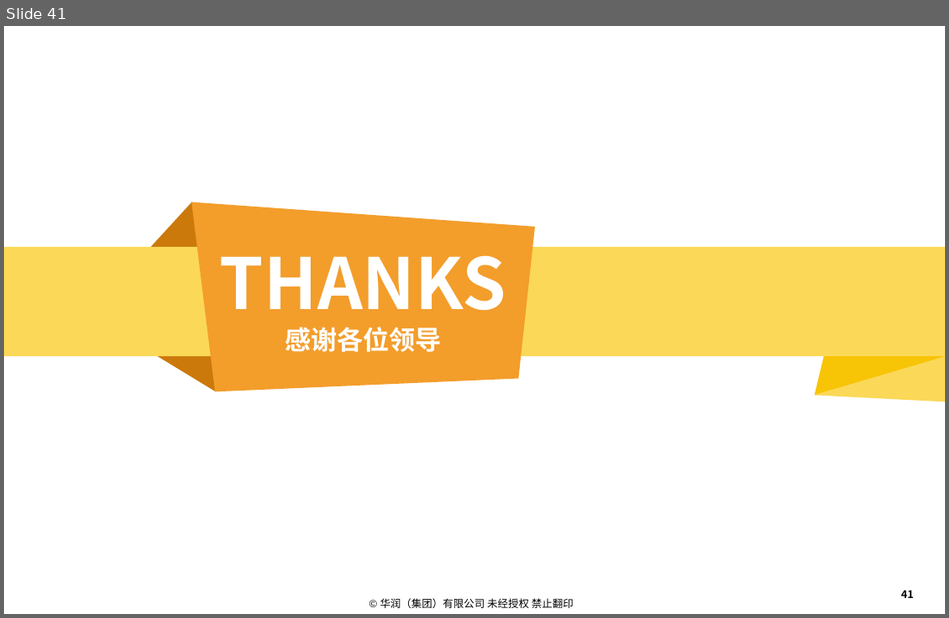
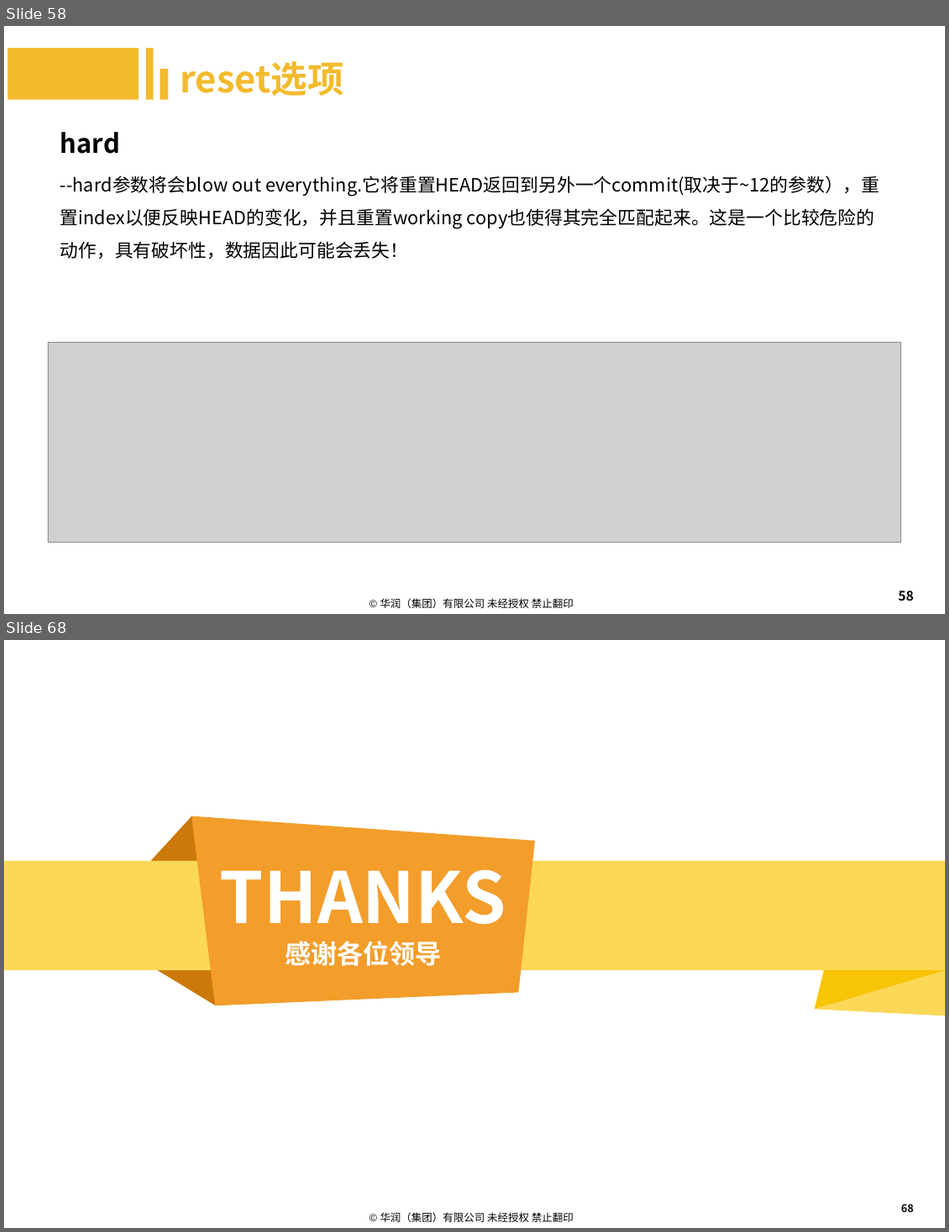
Before and after one commit to machenzhao/git-present, a slide deck: Git.pptx. Shown one above the other, each under a label of ours: slide 41 before the commit, slides 58 and 68 after it; the slides between them are not shown. The pictures are 949x618 and 949x1232 pixels, drawn with LibreOffice and Linux fonts; fonts in the diff are those of the drawing; grey boxes stand for pictures; background and template pictures are left out. Boxes give left, top, right and bottom in pixels: in the first picture for what was removed or moved away, otherwise in the second. Text is boxed around its words. In the diff, an @@ line names an element or a change of style, - is before the commit and + after.

```diff
--- a/Git.pptx
+++ b/Git.pptx
@@ slide 58 added at <box>4,26,945,614</box>, background #FFFFFF; not listed: 1 template element that a slide beside it also shows @@
@@ rectangle added at <box>7,48,138,99</box>, fill #F3BA2D @@
@@ rectangle added at <box>146,48,154,99</box>, fill #F3BA2D @@
@@ rectangle added at <box>160,70,169,100</box>, fill #F3BA2D @@
@@ text added at <box>180,61,343,96</box>, 28 pt, text #F3BA2D, bold @@
+reset选项
@@ text added at <box>60,132,879,259</box>, 14 pt, text #000000 @@
+hard
+--hard参数将会blow out everything.它将重置HEAD返回到另外一个commit(取决于~12的参数），重置index以便反映HEAD的变化，并且重置working copy也使得其完全匹配起来。这是一个比较危险的动作，具有破坏性，数据因此可能会丢失！
@@ picture added at <box>49,342,900,543</box> @@
@@ page number added at <box>898,590,913,601</box>, 10 pt, text #000000 @@
+58
@@ what was slide 41 is now slide 68 @@
@@ page number at <box>901,1204,914,1212</box>: text changed @@
-41
+68
```
Also in this commit, not shown: 5 slides changed, 27 other slides added, 1 slide removed.
